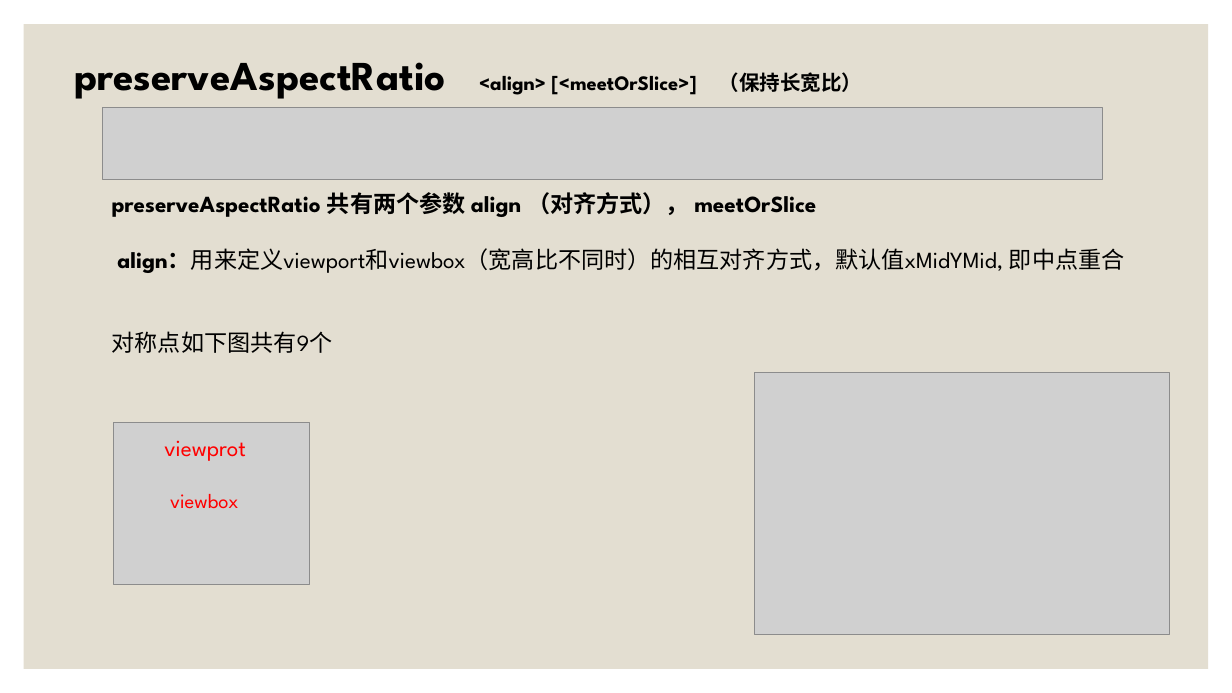
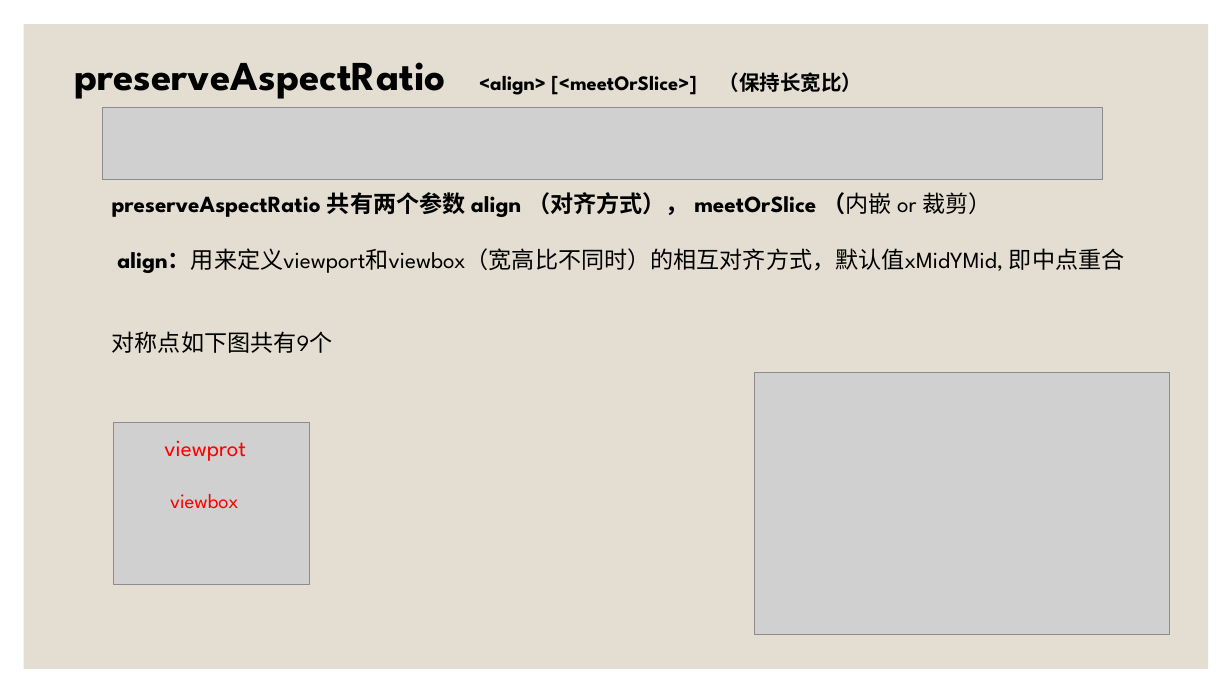
Before and after one commit to SouthLink/svg-demo, a slide deck: slide 7 of SVG动画 [自动保存] [自动保存].pptx. Drawn at 1232x693 pixels with LibreOffice and Linux fonts; fonts in the diff are those of the drawing; grey boxes stand for pictures. Boxes give left, top, right and bottom in pixels: in the first picture for what was removed or moved away, otherwise in the second. Text is boxed around its words. In the diff, an @@ line names an element or a change of style, - is before the commit and + after.

```diff
--- a/SVG动画 [自动保存] [自动保存].pptx
+++ b/SVG动画 [自动保存] [自动保存].pptx
@@ text at bbox=[112, 192, 991, 217]: text changed @@
-preserveAspectRatio 共有两个参数 align （对齐方式）， meetOrSlice
+preserveAspectRatio 共有两个参数 align （对齐方式）， meetOrSlice （内嵌 or 裁剪）
```
Also in this commit, not shown: 1 other slide changed, 1 other file.
